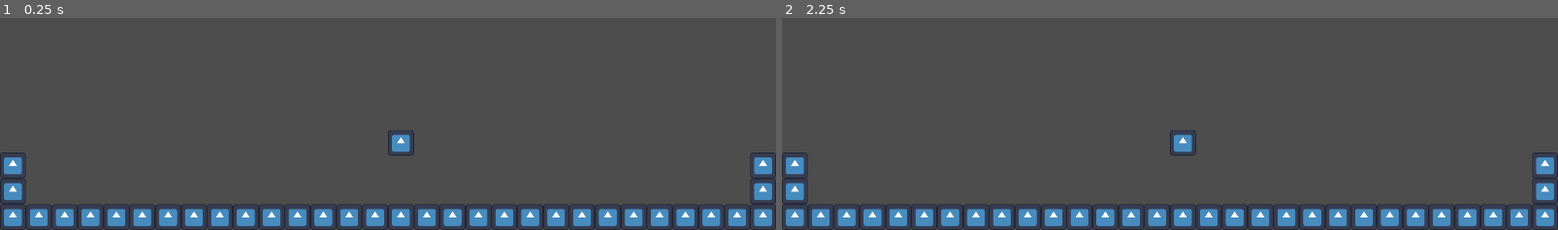
Above: before the commit, frames 1-2 (left to right).
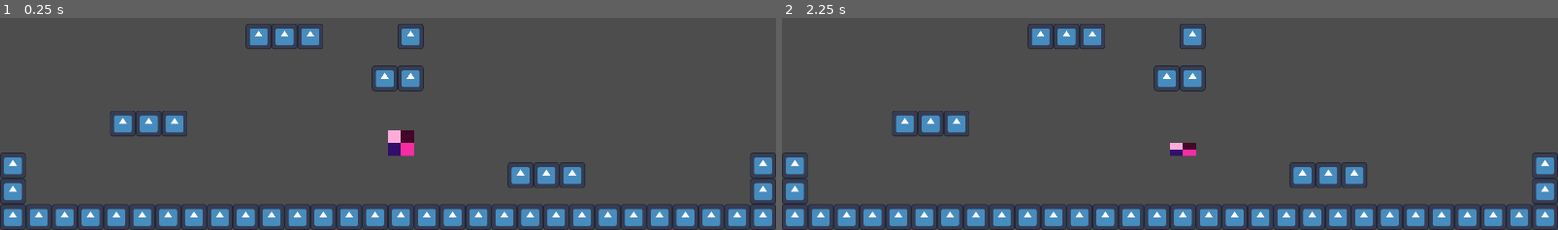
Above: after the commit, the same moments.

Repository: maticstric/tag
Game: Godot game, scene res://project/scenes/level.tscn
Two runs of this game, one before a commit and one after it. Both use one fixed random seed, a clock stepped at 60 frames per second and the inputs below. The engine's default icon, where the game draws it, is replaced by a stand-in: a white triangle on a blue panel in a dark square.
Inputs:
- Up to frame 1 (0.25 s): no input
- Up to frame 2 (2.25 s): tap Enter at 0.5, 2 s; hold Down (duck, bound only after the commit) 0.53-1.28 s; hold Right (right) 0.53-2.03 s; tap Up (jump) at 0.77, 1.52 s; tap Space at 1.25 s; tap Down (duck, bound only after the commit) at 1.35 s; hold Left (left) from 2.03 s (still down); hold Down (duck, bound only after the commit) from 2.03 s (still down)

The runs differ from the first frame. In frame 1, 3.3% of the frame differs, in the area x 14-76%, y 2-80%; in frame 2, 3.2%.
Error before the commit: Invalid operands 'float' and 'Vector2' in operator '+'. (res://project/scripts/player.gd:15)
Error after the commit: Invalid operands 'float' and 'Vector2' in operator '+'. (res://project/scripts/player.gd:36)

Commit message:
Basic ducking

Diff:
--- a/project.godot
+++ b/project.godot
@@ -42,3 +42,9 @@
 , Object(InputEventKey,"resource_local_to_scene":false,"resource_name":"","device":-1,"window_id":0,"alt_pressed":false,"shift_pressed":false,"ctrl_pressed":false,"meta_pressed":false,"pressed":false,"keycode":0,"physical_keycode":87,"key_label":0,"unicode":119,"echo":false,"script":null)
 ]
 }
+duck={
+"deadzone": 0.5,
+"events": [Object(InputEventKey,"resource_local_to_scene":false,"resource_name":"","device":-1,"window_id":0,"alt_pressed":false,"shift_pressed":false,"ctrl_pressed":false,"meta_pressed":false,"pressed":false,"keycode":0,"physical_keycode":4194322,"key_label":0,"unicode":0,"echo":false,"script":null)
+, Object(InputEventKey,"resource_local_to_scene":false,"resource_name":"","device":-1,"window_id":0,"alt_pressed":false,"shift_pressed":false,"ctrl_pressed":false,"meta_pressed":false,"pressed":false,"keycode":0,"physical_keycode":83,"key_label":0,"unicode":115,"echo":false,"script":null)
+]
+}
--- a/project/scenes/level.tscn
+++ b/project/scenes/level.tscn
@@ -76,6 +76,42 @@
 [node name="Tile16" parent="Tiles" instance=ExtResource("1_85xqn")]
 position = Vector2(992, 1048)
 
+[node name="Tile35" parent="Tiles" instance=ExtResource("1_85xqn")]
+position = Vector2(1288, 944)
+
+[node name="Tile36" parent="Tiles" instance=ExtResource("1_85xqn")]
+position = Vector2(1352, 944)
+
+[node name="Tile37" parent="Tiles" instance=ExtResource("1_85xqn")]
+position = Vector2(1416, 944)
+
+[node name="Tile38" parent="Tiles" instance=ExtResource("1_85xqn")]
+position = Vector2(640, 600)
+
+[node name="Tile39" parent="Tiles" instance=ExtResource("1_85xqn")]
+position = Vector2(704, 600)
+
+[node name="Tile40" parent="Tiles" instance=ExtResource("1_85xqn")]
+position = Vector2(768, 600)
+
+[node name="Tile41" parent="Tiles" instance=ExtResource("1_85xqn")]
+position = Vector2(1016, 600)
+
+[node name="Tile46" parent="Tiles" instance=ExtResource("1_85xqn")]
+position = Vector2(952, 704)
+
+[node name="Tile45" parent="Tiles" instance=ExtResource("1_85xqn")]
+position = Vector2(1016, 704)
+
+[node name="Tile43" parent="Tiles" instance=ExtResource("1_85xqn")]
+position = Vector2(368, 816)
+
+[node name="Tile44" parent="Tiles" instance=ExtResource("1_85xqn")]
+position = Vector2(432, 816)
+
+[node name="Tile42" parent="Tiles" instance=ExtResource("1_85xqn")]
+position = Vector2(304, 816)
+
 [node name="Tile21" parent="Tiles" instance=ExtResource("1_85xqn")]
 position = Vector2(1632, 1048)
 
--- a/project/scenes/player.tscn
+++ b/project/scenes/player.tscn
@@ -1,18 +1,126 @@
-[gd_scene load_steps=4 format=3 uid="uid://bg3sk50oppws8"]
+[gd_scene load_steps=10 format=3 uid="uid://bg3sk50oppws8"]
 
 [ext_resource type="Script" path="res://project/scripts/player.gd" id="1_0jb5o"]
-[ext_resource type="Texture2D" uid="uid://bnrknl18c06go" path="res://project/res/icon.svg" id="1_6k5ad"]
+[ext_resource type="Texture2D" uid="uid://255j43aueym1" path="res://project/res/walk.png" id="2_4pj6w"]
+[ext_resource type="Texture2D" uid="uid://xqbo4chxl0a3" path="res://project/res/duck.png" id="2_ml5c1"]
+
+[sub_resource type="RectangleShape2D" id="RectangleShape2D_p2r2a"]
+size = Vector2(64, 64)
 
 [sub_resource type="RectangleShape2D" id="RectangleShape2D_svil2"]
 size = Vector2(64, 64)
 
+[sub_resource type="RectangleShape2D" id="RectangleShape2D_yqgn3"]
+size = Vector2(64, 32)
+
+[sub_resource type="Animation" id="Animation_woi5n"]
+resource_name = "duck"
+tracks/0/type = "value"
+tracks/0/imported = false
+tracks/0/enabled = true
+tracks/0/path = NodePath("Sprite2D:texture")
+tracks/0/interp = 1
+tracks/0/loop_wrap = true
+tracks/0/keys = {
+"times": PackedFloat32Array(0),
+"transitions": PackedFloat32Array(1),
+"update": 1,
+"values": [ExtResource("2_ml5c1")]
+}
+tracks/1/type = "value"
+tracks/1/imported = false
+tracks/1/enabled = true
+tracks/1/path = NodePath("WalkingCollisionShape2D:disabled")
+tracks/1/interp = 1
+tracks/1/loop_wrap = true
+tracks/1/keys = {
+"times": PackedFloat32Array(0),
+"transitions": PackedFloat32Array(1),
+"update": 1,
+"values": [true]
+}
+tracks/2/type = "value"
+tracks/2/imported = false
+tracks/2/enabled = true
+tracks/2/path = NodePath("DuckingCollisionShape2D:disabled")
+tracks/2/interp = 1
+tracks/2/loop_wrap = true
+tracks/2/keys = {
+"times": PackedFloat32Array(0),
+"transitions": PackedFloat32Array(1),
+"update": 1,
+"values": [false]
+}
+
+[sub_resource type="Animation" id="Animation_ys8vc"]
+resource_name = "walk"
+tracks/0/type = "value"
+tracks/0/imported = false
+tracks/0/enabled = true
+tracks/0/path = NodePath("Sprite2D:texture")
+tracks/0/interp = 1
+tracks/0/loop_wrap = true
+tracks/0/keys = {
+"times": PackedFloat32Array(0),
+"transitions": PackedFloat32Array(1),
+"update": 1,
+"values": [ExtResource("2_4pj6w")]
+}
+tracks/1/type = "value"
+tracks/1/imported = false
+tracks/1/enabled = true
+tracks/1/path = NodePath("WalkingCollisionShape2D:disabled")
+tracks/1/interp = 1
+tracks/1/loop_wrap = true
+tracks/1/keys = {
+"times": PackedFloat32Array(0),
+"transitions": PackedFloat32Array(1),
+"update": 1,
+"values": [false]
+}
+tracks/2/type = "value"
+tracks/2/imported = false
+tracks/2/enabled = true
+tracks/2/path = NodePath("DuckingCollisionShape2D:disabled")
+tracks/2/interp = 1
+tracks/2/loop_wrap = true
+tracks/2/keys = {
+"times": PackedFloat32Array(0),
+"transitions": PackedFloat32Array(1),
+"update": 1,
+"values": [true]
+}
+
+[sub_resource type="AnimationLibrary" id="AnimationLibrary_qy28c"]
+_data = {
+"duck": SubResource("Animation_woi5n"),
+"walk": SubResource("Animation_ys8vc")
+}
+
 [node name="Player" type="CharacterBody2D"]
+collision_mask = 3
 script = ExtResource("1_0jb5o")
 
-[node name="CollisionShape2D" type="CollisionShape2D" parent="."]
+[node name="HeadCheckArea2D" type="Area2D" parent="."]
+collision_mask = 2
+
+[node name="CollisionShape2D" type="CollisionShape2D" parent="HeadCheckArea2D"]
+shape = SubResource("RectangleShape2D_p2r2a")
+
+[node name="WalkingCollisionShape2D" type="CollisionShape2D" parent="."]
 shape = SubResource("RectangleShape2D_svil2")
 
+[node name="DuckingCollisionShape2D" type="CollisionShape2D" parent="."]
+position = Vector2(0, 16)
+shape = SubResource("RectangleShape2D_yqgn3")
+disabled = true
+
 [node name="Sprite2D" type="Sprite2D" parent="."]
-position = Vector2(7.15256e-07, 7.15256e-07)
-scale = Vector2(0.5, 0.5)
-texture = ExtResource("1_6k5ad")
+texture_filter = 1
+scale = Vector2(4, 4)
+texture = ExtResource("2_4pj6w")
+
+[node name="AnimationPlayer" type="AnimationPlayer" parent="."]
+libraries = {
+"": SubResource("AnimationLibrary_qy28c")
+}
--- a/project/scenes/tile.tscn
+++ b/project/scenes/tile.tscn
@@ -6,6 +6,7 @@
 size = Vector2(64, 64)
 
 [node name="Tile" type="StaticBody2D"]
+collision_layer = 2
 
 [node name="CollisionShape2D" type="CollisionShape2D" parent="."]
 shape = SubResource("RectangleShape2D_cmaui")
--- a/project/scripts/player.gd
+++ b/project/scripts/player.gd
@@ -1,6 +1,8 @@
 extends CharacterBody2D
 
-const MOVE_SPEED = 500
+const MOVE_SPEED = 800
+const DUCK_MOVE_SPEED = 150
+const DUCK_FRICTION = 0.03
 const JUMP_HEIGHT = 250
 const JUMP_TIME_TO_PEAK = 0.35
 const JUMP_TIME_TO_DESCENT = 0.3
@@ -11,7 +13,26 @@
 
 
 func _physics_process(delta):
-	velocity.x = get_input_velocity() * MOVE_SPEED
+	# If you're pressing duck or can't stand up, duck. Otherwise, walk
+	# TODO: Probably add idle?
+	if Input.is_action_pressed("duck") or !can_stand():
+		$AnimationPlayer.play("duck")
+
+		# If you're slower than DMS, go directly to it. If you're faster, go to it slowly
+		if abs(velocity.x) <= DUCK_MOVE_SPEED:
+			velocity.x = get_input_velocity() * float(DUCK_MOVE_SPEED)
+			pass
+		else:
+			#var tween = create_tween()
+
+			#print(velocity.x)
+			#tween.tween_property(self, "velocity:x", get_input_velocity() * float(DUCK_MOVE_SPEED), 3).set_trans(Tween.TRANS_QUINT).set_ease(Tween.EASE_OUT)
+			#velocity.x = ease_out_quint(velocity.x, get_input_velocity() * float(DUCK_MOVE_SPEED), 0.5)
+			velocity.x = lerp(velocity.x, get_input_velocity() * float(DUCK_MOVE_SPEED), DUCK_FRICTION)
+	else:
+		$AnimationPlayer.play("walk")
+		velocity.x = get_input_velocity() * MOVE_SPEED
+
 	velocity.y += get_gravity() * delta
 
 	if Input.is_action_just_pressed("jump"):
@@ -21,8 +42,16 @@
 	move_and_slide()
 
 
+func duck():
+	velocity.x = lerp(velocity.x, 0.0, 0.03)
+
+
 func jump():
 	velocity.y = jump_velocity
+
+
+func can_stand():
+	return !$HeadCheckArea2D.has_overlapping_bodies()
 
 
 func get_input_velocity():
Binary file added: project/res/duck.png
Not shown, added: project/res/duck.png.import
Binary file added: project/res/walk.png
Not shown, added: project/res/walk.png.import
